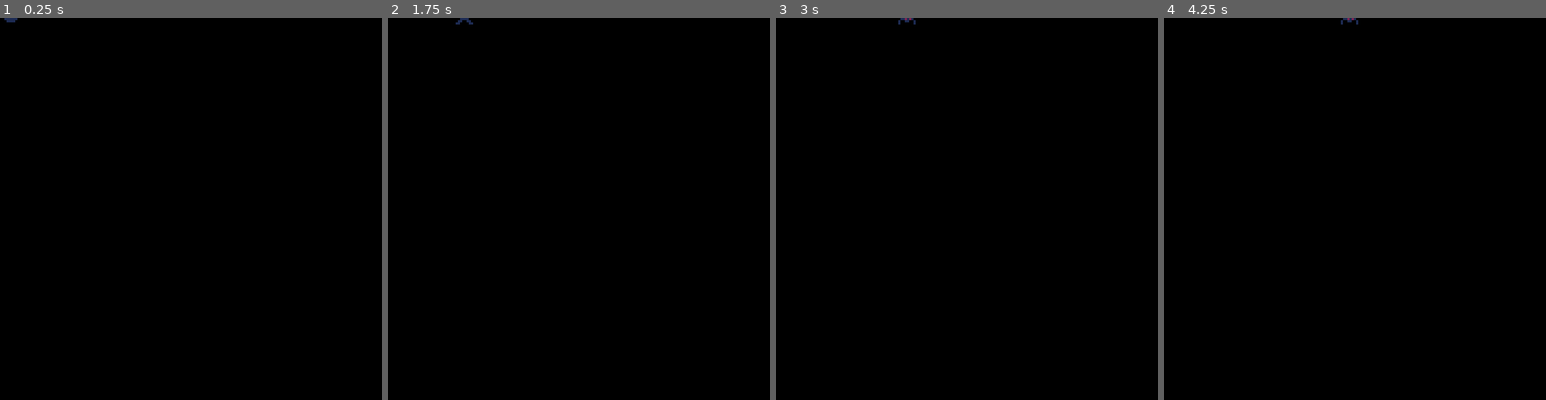
Above: before the commit, frames 1-4 (left to right).
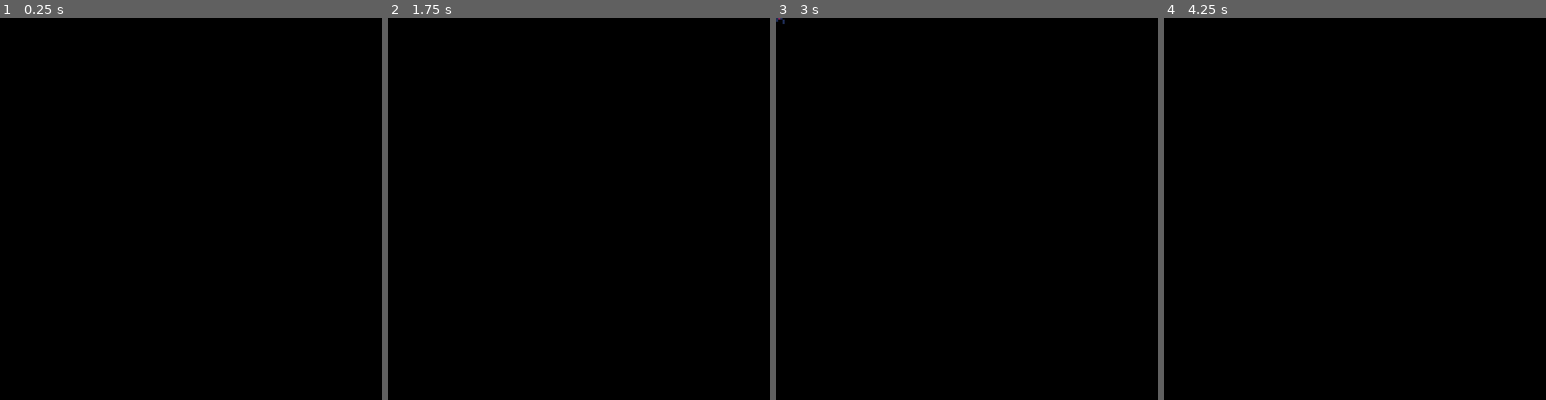
Above: after the commit, the same moments.

Repository: toadkarter/ToyBoxJam2023
Game: Godot game, scene res://Scenes/Enemies/Bat/bat.tscn
Two runs of this game, one before a commit and one after it. Both use one fixed random seed, a clock stepped at 60 frames per second and the inputs below. This scene is started directly instead of the project's main scene.
Inputs:
- Up to frame 1 (0.25 s): no input
- Up to frame 2 (1.75 s): tap Enter at 0.5 s; hold Right (move_right) from 0.53 s (still down); tap Space (jump) at 0.77, 1.25, 1.52 s
- Up to frame 3 (3 s): tap Enter at 2 s; release Right (move_right) at 2.03 s; hold Left (move_left) 2.03-2.78 s; tap Space (jump) at 2.75 s; hold Right (move_right) from 2.78 s (still down)
- Up to frame 4 (4.25 s): keep holding Right (move_right); tap Space (jump) at 3.02, 3.77 s; tap Enter at 3.5 s

The runs differ from the first frame. In frame 1, less than 0.1% of the frame differs, in the area x 1-5%, y 0-2%; in frame 2, less than 0.1%; in frame 3, less than 0.1%, in the area x 0-37%, y 0-2%; in frame 4, less than 0.1%.

Commit message:
Added movement to bat enemy

Diff:
--- a/Scenes/Enemies/Bat/bat.gd
+++ b/Scenes/Enemies/Bat/bat.gd
@@ -1,17 +1,19 @@
 extends StaticBody2D
 
-@export var speed: float = 40.0
-@export var distance: float = 200.0
+@export var offset: Vector2 = Vector2(0, -50)
+@export var duration = 3.0
 
-@onready var animations: AnimatedSprite2D = $AnimatedSprite2D
+@onready var animations: AnimatedSprite2D = $AnimatableBody2D/AnimatedSprite2D
+@onready var body: AnimatableBody2D = $AnimatableBody2D
 
-var forward: bool = true
 
 func _ready() -> void:
 	animations.play("default")
+	_start_movement()
 
 
-func _process(delta: float) -> void:
-	distance -= delta
-	print(distance)
-	position.x += speed * delta
+func _start_movement() -> void:
+	var tween = get_tree().create_tween().set_process_mode(Tween.TWEEN_PROCESS_PHYSICS)
+	tween.set_loops().set_parallel(false)
+	tween.tween_property(body, "position", offset, duration / 2)
+	tween.tween_property(body, "position", Vector2.ZERO, duration / 2)
--- a/Scenes/Enemies/Bat/bat.tscn
+++ b/Scenes/Enemies/Bat/bat.tscn
@@ -48,15 +48,24 @@
 [sub_resource type="CircleShape2D" id="CircleShape2D_h8jwc"]
 radius = 6.08276
 
+[sub_resource type="CircleShape2D" id="CircleShape2D_f1xif"]
+radius = 6.0
+
 [node name="bat" type="StaticBody2D" groups=["Enemy"]]
 collision_layer = 2
 collision_mask = 3
 script = ExtResource("1_7booi")
 
-[node name="AnimatedSprite2D" type="AnimatedSprite2D" parent="."]
+[node name="AnimatableBody2D" type="AnimatableBody2D" parent="."]
+collision_layer = 2
+
+[node name="AnimatedSprite2D" type="AnimatedSprite2D" parent="AnimatableBody2D"]
 scale = Vector2(2, 2)
 sprite_frames = SubResource("SpriteFrames_tppa5")
 frame_progress = 0.252539
 
+[node name="CollisionShape2D" type="CollisionShape2D" parent="AnimatableBody2D"]
+shape = SubResource("CircleShape2D_h8jwc")
+
 [node name="CollisionShape2D" type="CollisionShape2D" parent="."]
-shape = SubResource("CircleShape2D_h8jwc")
+shape = SubResource("CircleShape2D_f1xif")
Not shown: 1 places in Scenes/Enemies/Bat/bat.tscn that only renumber resources
